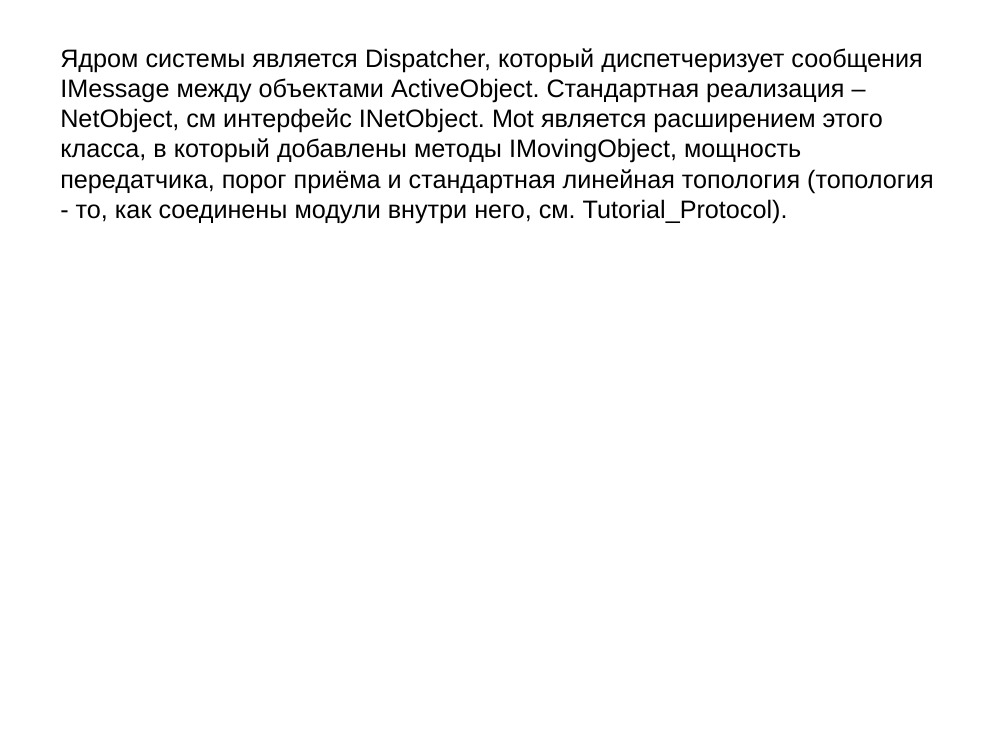
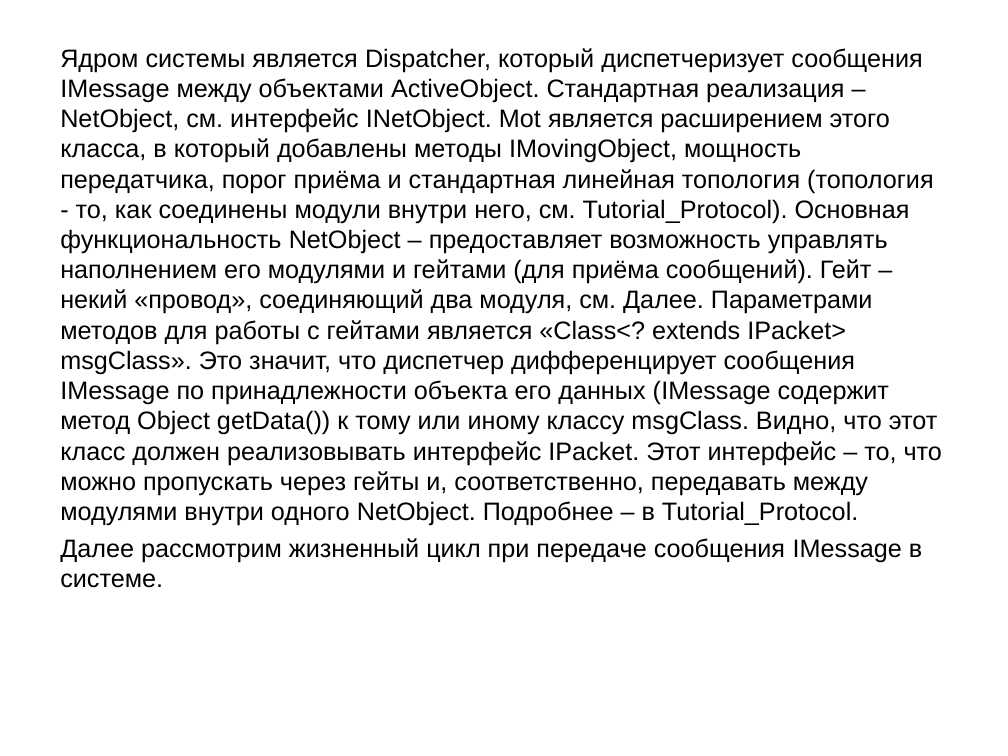
Before and after one commit to morj/jwsn, a slide deck: slide 3 of Introduction.ppt. Drawn at 1008x756 pixels with LibreOffice and Linux fonts; fonts in the diff are those of the drawing. Boxes give left, top, right and bottom in pixels: in the first picture for what was removed or moved away, otherwise in the second. Text is boxed around its words. In the diff, an @@ line names an element or a change of style, - is before the commit and + after.

```diff
--- a/Introduction.ppt
+++ b/Introduction.ppt
@@ text at [60,48,942,588]: text changed @@
-Ядром системы является Dispatcher, который диспетчеризует сообщения IMessage между объектами ActiveObject. Стандартная реализация – NetObject, см интерфейс INetObject. Mot является расширением этого класса, в который добавлены методы IMovingObject, мощность передатчика, порог приёма и стандартная линейная топология (топология - то, как соединены модули внутри него, см. Tutorial_Protocol).
+Ядром системы является Dispatcher, который диспетчеризует сообщения IMessage между объектами ActiveObject. Стандартная реализация – NetObject, см. интерфейс INetObject. Mot является расширением этого класса, в который добавлены методы IMovingObject, мощность передатчика, порог приёма и стандартная линейная топология (топология - то, как соединены модули внутри него, см. Tutorial_Protocol). Основная функциональность NetObject – предоставляет возможность управлять наполнением его модулями и гейтами (для приёма сообщений). Гейт – некий «провод», соединяющий два модуля, см. Далее. Параметрами методов для работы с гейтами является «Class<? extends IPacket> msgClass». Это значит, что диспетчер дифференцирует сообщения IMessage по принадлежности объекта его данных (IMessage содержит метод Object getData()) к тому или иному классу msgClass. Видно, что этот класс должен реализовывать интерфейс IPacket. Этот интерфейс – то, что можно пропускать через гейты и, соответственно, передавать между модулями внутри одного NetObject. Подробнее – в Tutorial_Protocol.
+Далее рассмотрим жизненный цикл при передаче сообщения IMessage в системе.
```
Also in this commit, not shown: 1 other slide changed, 1 slide added.
